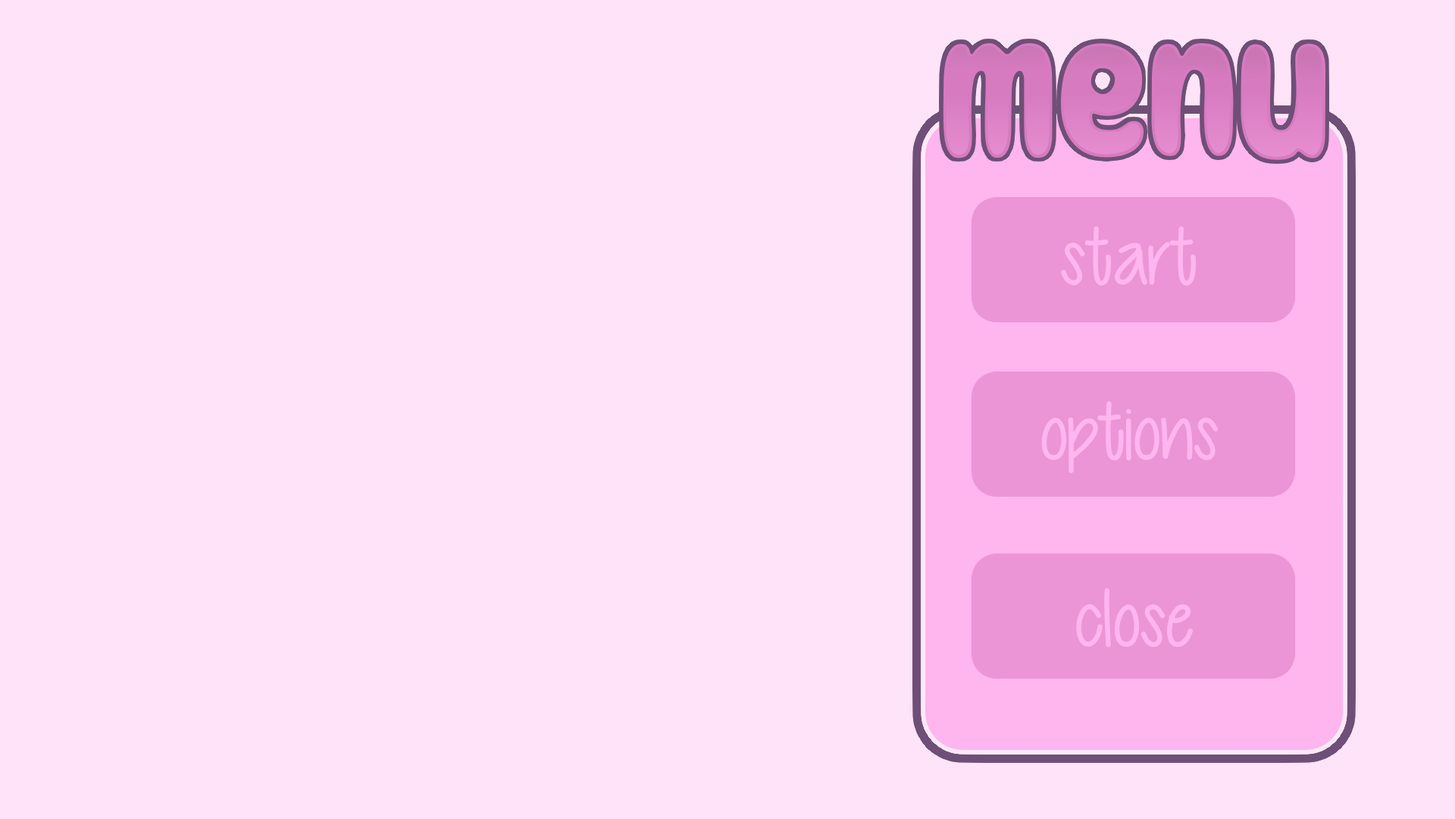
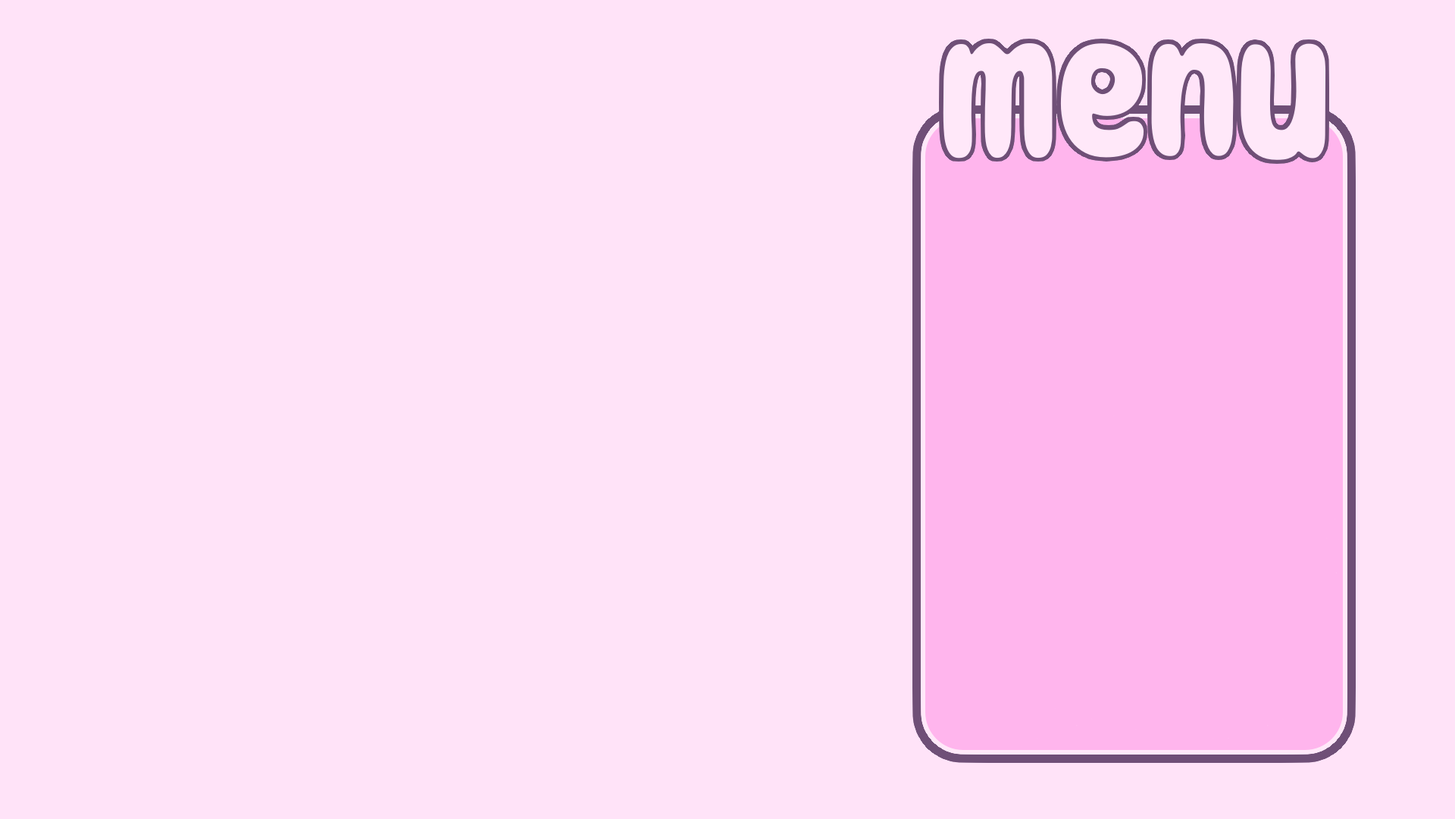
Layered file, before and after one edit (1455x819). Changes by layer:
hid group "inset" (3 layers) over (942, 43, 1327, 243)
hid group "buttons" (7 layers) over (945, 145, 1325, 679)
removed layer "3" from group "buttons" over (970, 145, 1310, 389)
renamed "2" to "Paint Layer 4", painted on it over (971, 371, 1296, 583)
renamed "1" to "Paint Layer 4", painted on it over (971, 553, 1296, 679)
painted on "white" over (942, 97, 1326, 679)
painted on "black" over (942, 97, 1326, 679)
painted on "Paint Layer 3" over (942, 43, 1327, 679)
painted on "Paint Layer 1 (pasted)" over (942, 43, 1327, 679)
